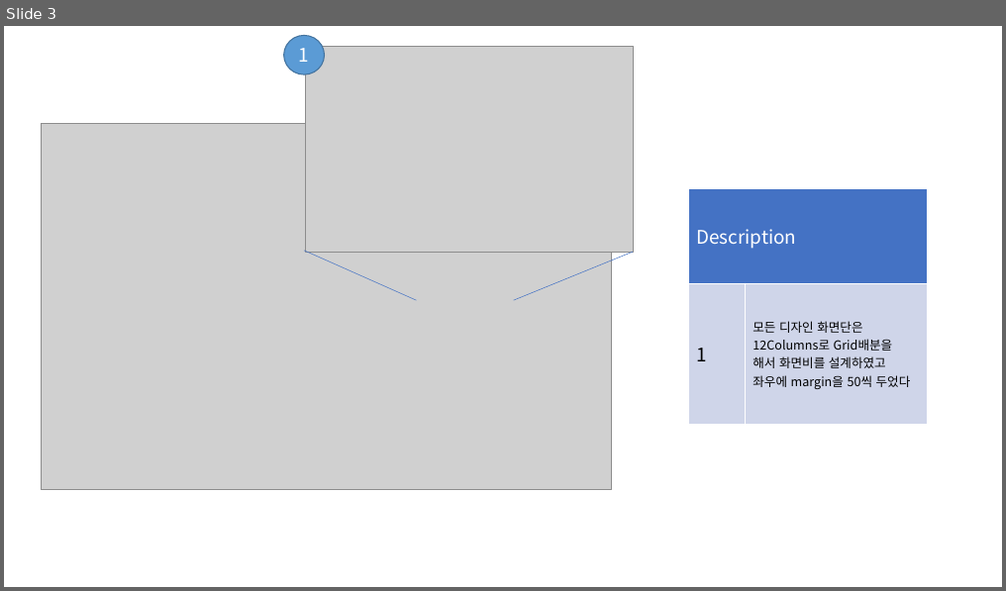
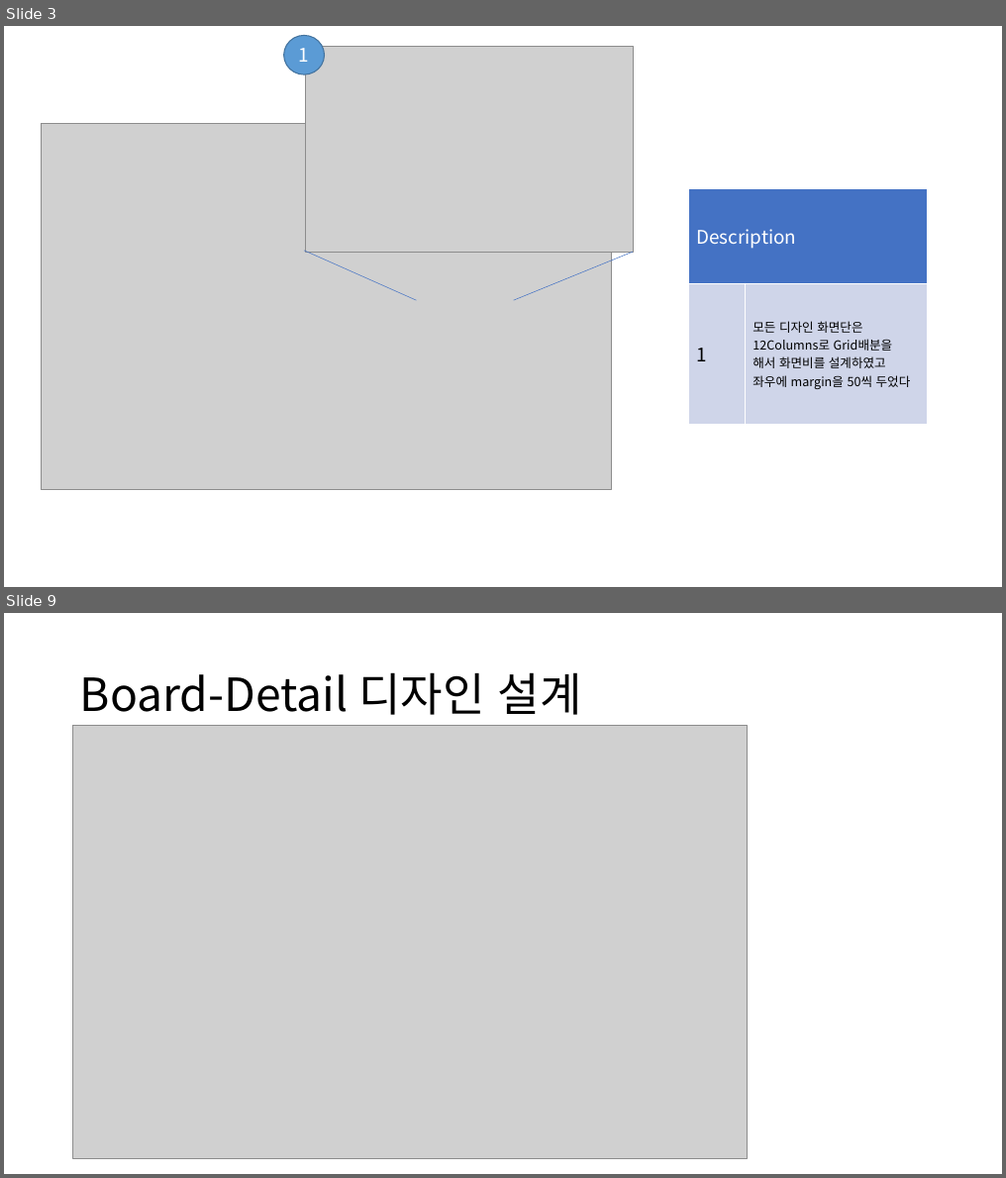
Before and after one commit to EastZero123/Work, a slide deck: ~2022-10-31 1인프로젝트/설계서/디자인 계획서_MVP-최동영.pptx. Shown one above the other, each under a label of ours: slide 3 before the commit, slides 3 and 9 after it; the slides between them are not shown. The pictures are 1006x591 and 1006x1178 pixels, drawn with LibreOffice and Linux fonts; fonts in the diff are those of the drawing; grey boxes stand for pictures. Boxes give left, top, right and bottom in pixels: in the first picture for what was removed or moved away, otherwise in the second. Text is boxed around its words. In the diff, an @@ line names an element or a change of style, - is before the commit and + after.

```diff
--- a/~2022-10-31 1인프로젝트/설계서/디자인 계획서_MVP-최동영.pptx
+++ b/~2022-10-31 1인프로젝트/설계서/디자인 계획서_MVP-최동영.pptx
@@ slide 9 added at (4, 613, 1002, 1174), background #FFFFFF @@
@@ title added at (80, 672, 582, 715), 44 pt, text #000000 @@
+Board-Detail 디자인 설계
@@ picture added at (73, 725, 747, 1158) @@
```
Also in this commit, not shown: 5 other slides added, 4 other files.
